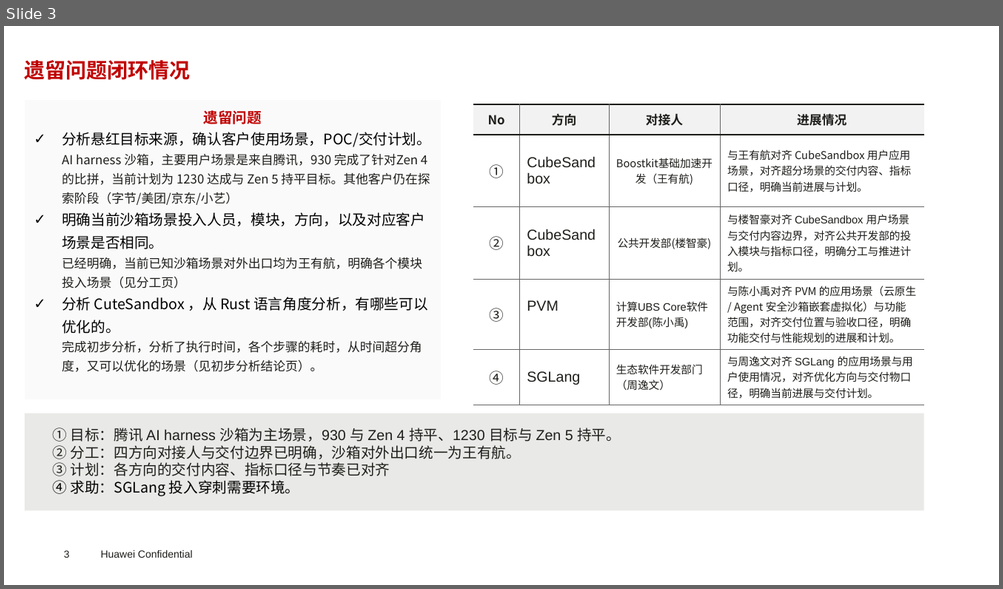
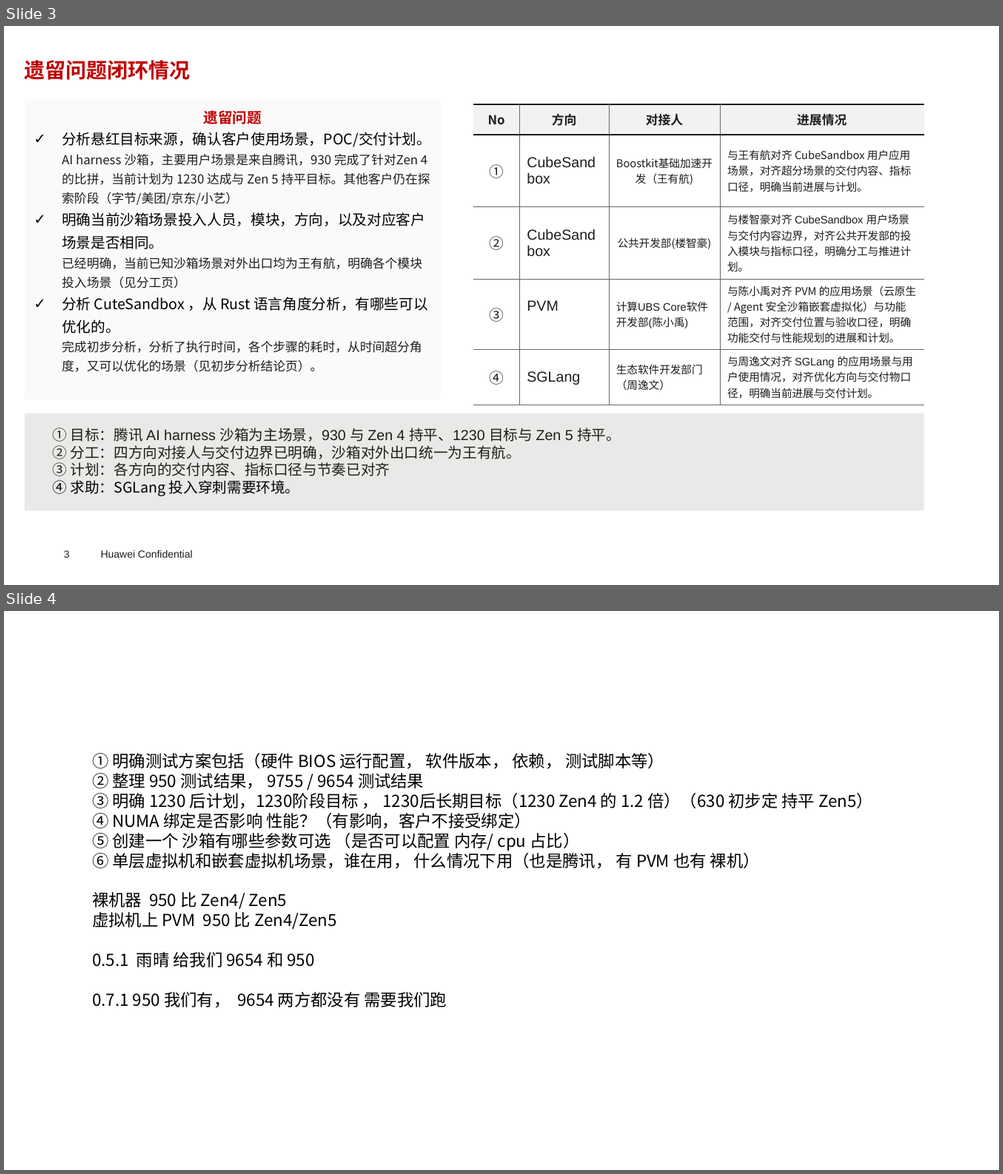
Before and after one commit to sui-zhiyuan/mindvault, a slide deck: slides/Rust_planning.pptx. Shown one above the other, each under a label of ours: slide 3 before the commit, slides 3 and 4 after it. The pictures are 1003x589 and 1003x1174 pixels, drawn with LibreOffice and Linux fonts; fonts in the diff are those of the drawing; background and template pictures are left out. Boxes give left, top, right and bottom in pixels: in the first picture for what was removed or moved away, otherwise in the second. Text is boxed around its words. In the diff, an @@ line names an element or a change of style, - is before the commit and + after.

```diff
--- a/slides/Rust_planning.pptx
+++ b/slides/Rust_planning.pptx
@@ slide 4 added at [4, 611, 999, 1170], background #FFFFFF @@
@@ text added at [92, 753, 873, 1008], 16 pt, text #000000 @@
+① 明确测试方案包括（硬件 BIOS 运行配置， 软件版本， 依赖， 测试脚本等）
+② 整理 950 测试结果， 9755 / 9654 测试结果
+③ 明确 1230 后计划，1230阶段目标 ， 1230后长期目标（1230 Zen4 的 1.2 倍）（630 初步定 持平 Zen5）
+④ NUMA 绑定是否影响 性能？（有影响，客户不接受绑定）
+⑤ 创建一个 沙箱有哪些参数可选 （是否可以配置 内存/ cpu 占比）
+⑥ 单层虚拟机和嵌套虚拟机场景，谁在用， 什么情况下用（也是腾讯， 有 PVM 也有 裸机）
+裸机器 950 比 Zen4/ Zen5
+虚拟机上 PVM 950 比 Zen4/Zen5
+0.5.1 雨晴 给我们 9654 和 950
+0.7.1 950 我们有， 9654 两方都没有 需要我们跑
```
Also in this commit, not shown: 2 slides changed, 1 other file.
